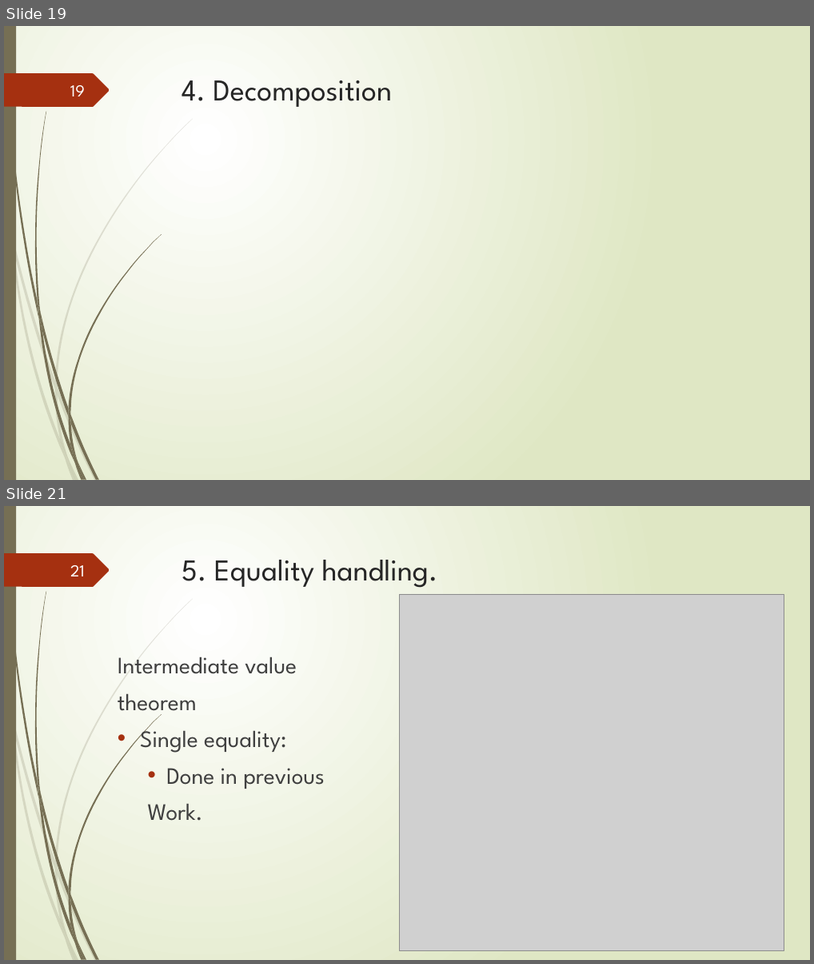
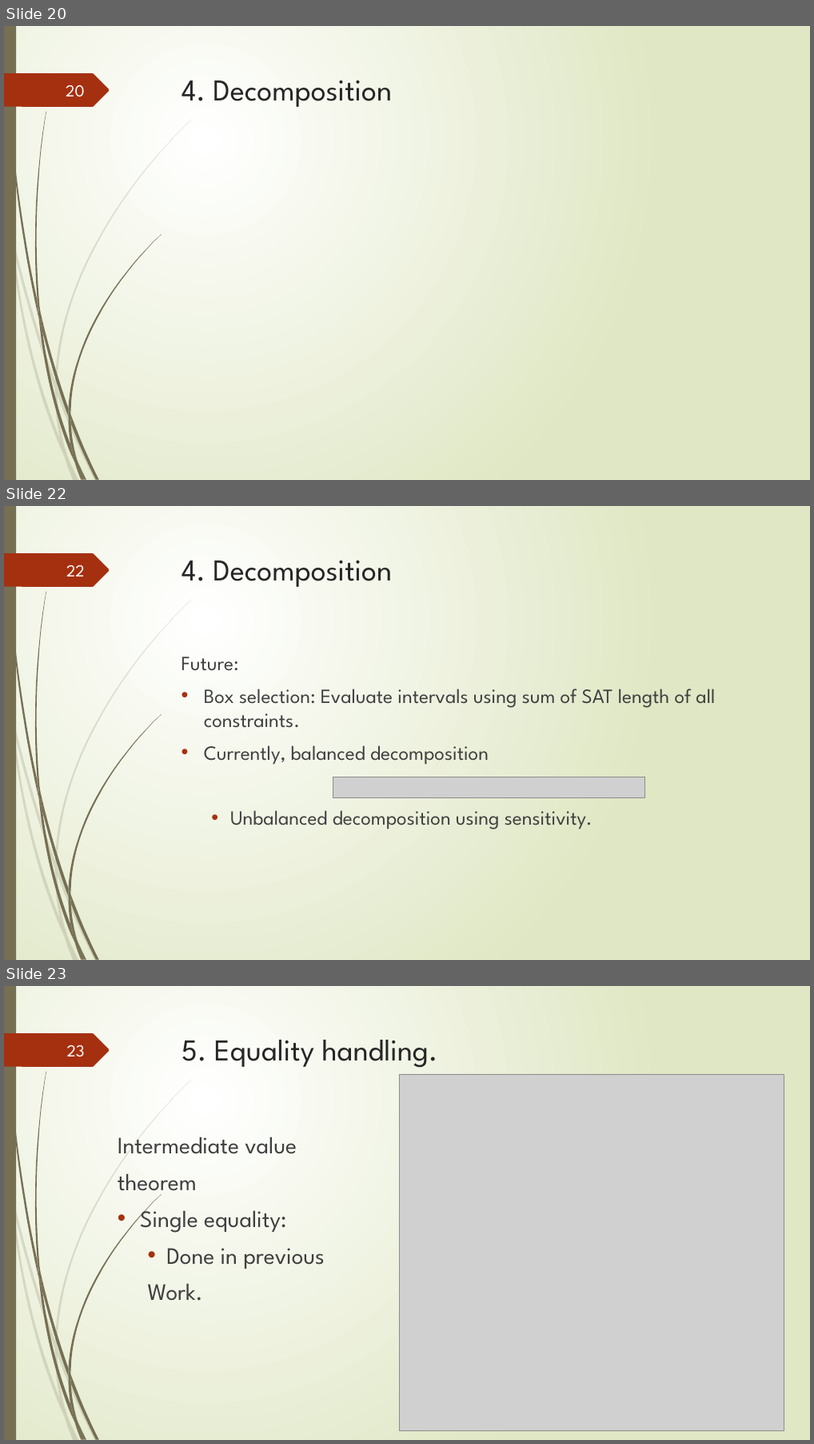
Before and after one commit to tungvx/raSAT, a slide deck: report/midterm.pptx. Shown one above the other, each under a label of ours: slides 19 and 21 before the commit, slides 20, 22 and 23 after it; the slides between them are not shown. The pictures are 814x964 and 814x1444 pixels, drawn with LibreOffice and Linux fonts; fonts in the diff are those of the drawing; grey boxes stand for pictures. Boxes give left, top, right and bottom in pixels: in the first picture for what was removed or moved away, otherwise in the second. Text is boxed around its words. In the diff, an @@ line names an element or a change of style, - is before the commit and + after.

```diff
--- a/report/midterm.pptx
+++ b/report/midterm.pptx
@@ slide 22 added at box(4, 506, 810, 960), background gradient #FFFFFF to #DFE8C4; not listed: 24 template elements that a slide beside it also shows @@
@@ page number added at box(66, 565, 85, 576), 20 pt, text #FEFFFF @@
+22
@@ title added at box(182, 560, 392, 587), 36 pt, text #262626 @@
+4. Decomposition
@@ text added at box(182, 656, 715, 829), 24 pt, text #404040 @@
+Future:
+• Box selection: Evaluate intervals using sum of SAT length of all constraints.
+• Currently, balanced decomposition
+  • Unbalanced decomposition using sensitivity.
@@ picture added at box(333, 776, 646, 797) @@
@@ what was slide 19 is now slide 20 @@
@@ page number at box(66, 85, 85, 97): text changed @@
-19
+20
@@ what was slide 21 is now slide 23 @@
@@ page number at box(67, 1045, 85, 1057): text changed @@
-21
+23
```
Also in this commit, not shown: 12 slides changed, 1 other slide added, 1 other file.
